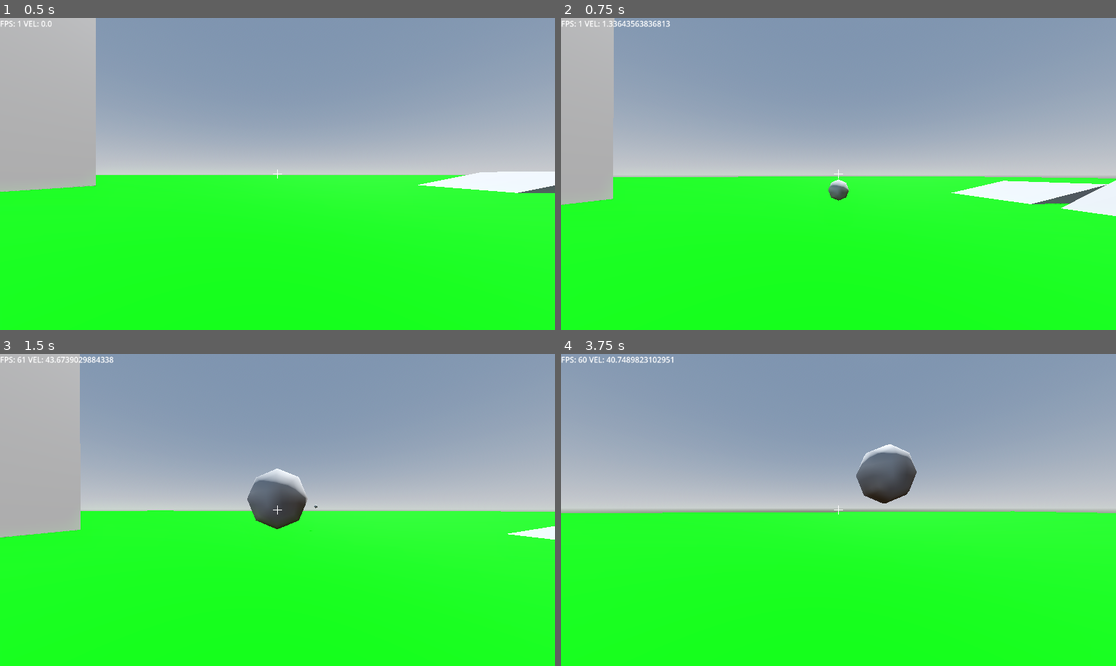
Above: before the commit, frames 1-4 (two rows, left to right).
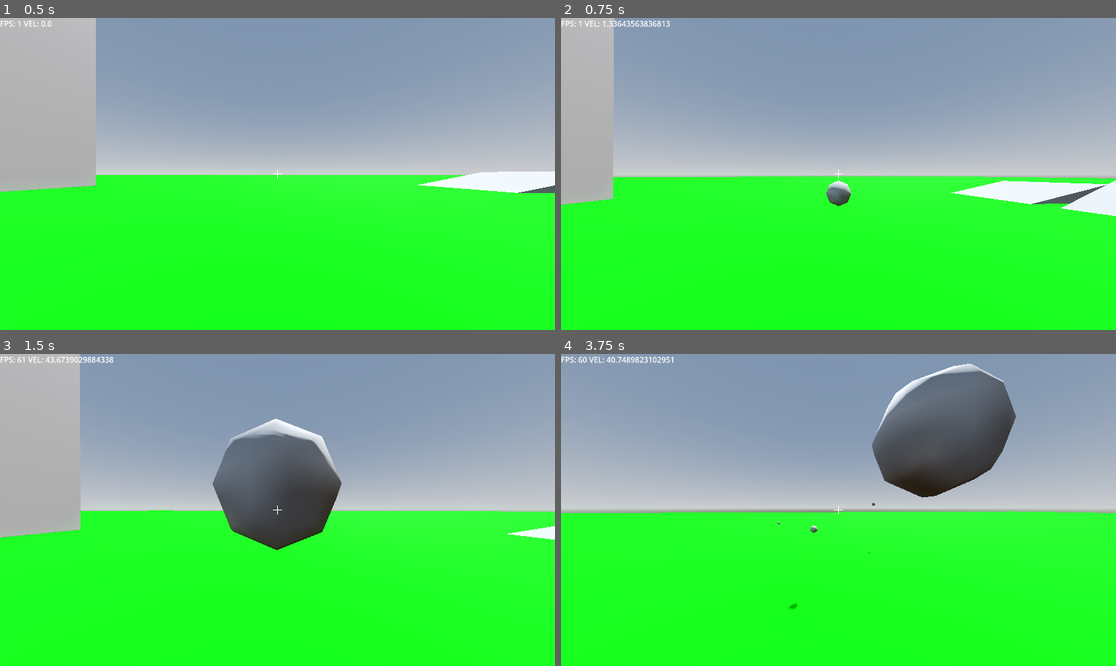
Above: after the commit, the same moments.

Repository: YouthHalo/Fast-Boomer-Shooter
Game: Godot game, scene res://scenes/main_world.tscn
Two runs of this game, one before a commit and one after it. Both use one fixed random seed, a clock stepped at 60 frames per second and the inputs below. The engine's default icon, where the game draws it, is replaced by a stand-in: a white triangle on a blue panel in a dark square.
Inputs (mouse positions are in pixels of both pictures, inside the frame that each line leads up to):
- Up to frame 1 (0.5 s): no input
- Up to frame 2 (0.75 s): tap Enter at 0.5 s; move the mouse to (866, 174) at 0.52 s; hold W (forward) from 0.53 s (still down); hold Space (jump) from 0.53 s (still down); click (866, 174) at 0.67 s
- Up to frame 3 (1.5 s): keep holding W (forward); move the mouse to (249, 510) at 1.27 s; release Space (jump) at 1.28 s; tap Shift (dash) at 1.35 s; click (249, 510) at 1.42 s
- Up to frame 4 (3.75 s): keep holding W (forward); tap Space (jump) at 1.52, 1.55, 1.82, 3.02, 3.05, 3.32 s; move the mouse to (849, 503) at 2.02 s; hold Space (jump) 2.03-2.78 s; click (849, 503) at 2.17 s; move the mouse to (832, 516) at 2.77 s; tap Shift (dash) at 2.85 s; click (832, 516) at 2.92 s; move the mouse to (877, 513) at 3.52 s; hold Space (jump) from 3.53 s (still down); click (877, 513) at 3.67 s

Frame 1 is identical in both runs. In frame 2, 0.2% of the frame differs, in the area x 47-53%, y 51-61%; in frame 3, 6.0%; in frame 4, 8.6%, in the area x 38-82%, y 3-82%.

Commit message:
Static bodies now affected by projectile
Current bugs: Left right shimmy, Projectile aiming

Diff:
--- a/scenes/main_world.tscn
+++ b/scenes/main_world.tscn
@@ -35,6 +35,10 @@
 left_to_right = 1.0
 size = Vector3(10, 8, 10)
 
+[sub_resource type="BoxShape3D" id="BoxShape3D_6x5uh"]
+
+[sub_resource type="BoxMesh" id="BoxMesh_tt5ry"]
+
 [node name="Main World" type="Node3D"]
 
 [node name="WorldEnvironment" type="WorldEnvironment" parent="."]
@@ -80,3 +84,129 @@
 transform = Transform3D(1, 0, 0, 0, 1, 0, 0, 0, 1, 29.9725, 4.49119, 18.9842)
 use_collision = true
 mesh = SubResource("PrismMesh_bdp8l")
+
+[node name="RigidBody3D" type="RigidBody3D" parent="."]
+transform = Transform3D(1, 0, 0, 0, 1, 0, 0, 0, 1, 0, 15, 36)
+
+[node name="CollisionShape3D" type="CollisionShape3D" parent="RigidBody3D"]
+shape = SubResource("BoxShape3D_6x5uh")
+
+[node name="MeshInstance3D" type="MeshInstance3D" parent="RigidBody3D"]
+mesh = SubResource("BoxMesh_tt5ry")
+
+[node name="RigidBody3D2" type="RigidBody3D" parent="."]
+transform = Transform3D(1, 0, 0, 0, 1, 0, 0, 0, 1, 4.14817, 15, 36)
+
+[node name="CollisionShape3D" type="CollisionShape3D" parent="RigidBody3D2"]
+shape = SubResource("BoxShape3D_6x5uh")
+
+[node name="MeshInstance3D" type="MeshInstance3D" parent="RigidBody3D2"]
+mesh = SubResource("BoxMesh_tt5ry")
+
+[node name="RigidBody3D3" type="RigidBody3D" parent="."]
+transform = Transform3D(1, 0, 0, 0, 1, 0, 0, 0, 1, 1.54415, 15, 36)
+
+[node name="CollisionShape3D" type="CollisionShape3D" parent="RigidBody3D3"]
+shape = SubResource("BoxShape3D_6x5uh")
+
+[node name="MeshInstance3D" type="MeshInstance3D" parent="RigidBody3D3"]
+mesh = SubResource("BoxMesh_tt5ry")
+
+[node name="RigidBody3D4" type="RigidBody3D" parent="."]
+transform = Transform3D(1, 0, 0, 0, 1, 0, 0, 0, 1, 2.03618, 15, 36)
+
+[node name="CollisionShape3D" type="CollisionShape3D" parent="RigidBody3D4"]
+shape = SubResource("BoxShape3D_6x5uh")
+
+[node name="MeshInstance3D" type="MeshInstance3D" parent="RigidBody3D4"]
+mesh = SubResource("BoxMesh_tt5ry")
+
+[node name="RigidBody3D5" type="RigidBody3D" parent="."]
+transform = Transform3D(1, 0, 0, 0, 1, 0, 0, 0, 1, 6.46247, 15, 36)
+
+[node name="CollisionShape3D" type="CollisionShape3D" parent="RigidBody3D5"]
+shape = SubResource("BoxShape3D_6x5uh")
+
+[node name="MeshInstance3D" type="MeshInstance3D" parent="RigidBody3D5"]
+mesh = SubResource("BoxMesh_tt5ry")
+
+[node name="RigidBody3D6" type="RigidBody3D" parent="."]
+transform = Transform3D(1, 0, 0, 0, 1, 0, 0, 0, 1, -3.24201, 15, 36)
+
+[node name="CollisionShape3D" type="CollisionShape3D" parent="RigidBody3D6"]
+shape = SubResource("BoxShape3D_6x5uh")
+
+[node name="MeshInstance3D" type="MeshInstance3D" parent="RigidBody3D6"]
+mesh = SubResource("BoxMesh_tt5ry")
+
+[node name="RigidBody3D7" type="RigidBody3D" parent="."]
+transform = Transform3D(1, 0, 0, 0, 1, 0, 0, 0, 1, 8.45249, 15, 36)
+
+[node name="CollisionShape3D" type="CollisionShape3D" parent="RigidBody3D7"]
+shape = SubResource("BoxShape3D_6x5uh")
+
+[node name="MeshInstance3D" type="MeshInstance3D" parent="RigidBody3D7"]
+mesh = SubResource("BoxMesh_tt5ry")
+
+[node name="RigidBody3D8" type="RigidBody3D" parent="."]
+transform = Transform3D(1, 0, 0, 0, 1, 0, 0, 0, 1, 8.45249, 17.8338, 36)
+
+[node name="CollisionShape3D" type="CollisionShape3D" parent="RigidBody3D8"]
+shape = SubResource("BoxShape3D_6x5uh")
+
+[node name="MeshInstance3D" type="MeshInstance3D" parent="RigidBody3D8"]
+mesh = SubResource("BoxMesh_tt5ry")
+
+[node name="RigidBody3D9" type="RigidBody3D" parent="."]
+transform = Transform3D(1, 0, 0, 0, 1, 0, 0, 0, 1, 4.61741, 17.8338, 36)
+
+[node name="CollisionShape3D" type="CollisionShape3D" parent="RigidBody3D9"]
+shape = SubResource("BoxShape3D_6x5uh")
+
+[node name="MeshInstance3D" type="MeshInstance3D" parent="RigidBody3D9"]
+mesh = SubResource("BoxMesh_tt5ry")
+
+[node name="RigidBody3D10" type="RigidBody3D" parent="."]
+transform = Transform3D(1, 0, 0, 0, 1, 0, 0, 0, 1, 1.52598, 17.8338, 36)
+
+[node name="CollisionShape3D" type="CollisionShape3D" parent="RigidBody3D10"]
+shape = SubResource("BoxShape3D_6x5uh")
+
+[node name="MeshInstance3D" type="MeshInstance3D" parent="RigidBody3D10"]
+mesh = SubResource("BoxMesh_tt5ry")
+
+[node name="RigidBody3D11" type="RigidBody3D" parent="."]
+transform = Transform3D(1, 0, 0, 0, 1, 0, 0, 0, 1, -0.694357, 17.8338, 36)
+
+[node name="CollisionShape3D" type="CollisionShape3D" parent="RigidBody3D11"]
+shape = SubResource("BoxShape3D_6x5uh")
+
+[node name="MeshInstance3D" type="MeshInstance3D" parent="RigidBody3D11"]
+mesh = SubResource("BoxMesh_tt5ry")
+
+[node name="RigidBody3D12" type="RigidBody3D" parent="."]
+transform = Transform3D(1, 0, 0, 0, 1, 0, 0, 0, 1, -0.694357, 17.8338, 39.6593)
+
+[node name="CollisionShape3D" type="CollisionShape3D" parent="RigidBody3D12"]
+shape = SubResource("BoxShape3D_6x5uh")
+
+[node name="MeshInstance3D" type="MeshInstance3D" parent="RigidBody3D12"]
+mesh = SubResource("BoxMesh_tt5ry")
+
+[node name="RigidBody3D13" type="RigidBody3D" parent="."]
+transform = Transform3D(1, 0, 0, 0, 1, 0, 0, 0, 1, 1.66206, 17.8338, 39.6593)
+
+[node name="CollisionShape3D" type="CollisionShape3D" parent="RigidBody3D13"]
+shape = SubResource("BoxShape3D_6x5uh")
+
+[node name="MeshInstance3D" type="MeshInstance3D" parent="RigidBody3D13"]
+mesh = SubResource("BoxMesh_tt5ry")
+
+[node name="RigidBody3D14" type="RigidBody3D" parent="."]
+transform = Transform3D(1, 0, 0, 0, 1, 0, 0, 0, 1, 6.78708, 17.8338, 39.6593)
+
+[node name="CollisionShape3D" type="CollisionShape3D" parent="RigidBody3D14"]
+shape = SubResource("BoxShape3D_6x5uh")
+
+[node name="MeshInstance3D" type="MeshInstance3D" parent="RigidBody3D14"]
+mesh = SubResource("BoxMesh_tt5ry")
--- a/scenes/projectile.tscn
+++ b/scenes/projectile.tscn
@@ -26,7 +26,6 @@
 [node name="Projectile" type="Node3D"]
 transform = Transform3D(1, 0, 0, 0, -4.37114e-08, 1, 0, -1, -4.37114e-08, 0, 0, 0)
 script = ExtResource("1_c8fcr")
-speed = 30.0
 
 [node name="3DModel" type="CSGMesh3D" parent="."]
 transform = Transform3D(0.999999, 0, 0, 0, -4.37114e-08, 1, 0, -0.999999, -4.37114e-08, 0, 0, 0)
--- a/scripts/pause_menu.gd
+++ b/scripts/pause_menu.gd
@@ -6,7 +6,7 @@
 	visible = get_tree().paused
 
 
-func _input(event: InputEvent) -> void:
+func _input(_event: InputEvent) -> void:
 	if Input.is_action_just_pressed("pause") and not get_tree().paused:
 		get_tree().paused = not get_tree().paused
 		visible = true
@@ -17,5 +17,5 @@
 		Input.set_mouse_mode(Input.MOUSE_MODE_CAPTURED)
 
 # Called every frame. 'delta' is the elapsed time since the previous frame.
-func _process(delta: float) -> void:
+func _process(_delta: float) -> void:
 	pass
--- a/scripts/player.gd
+++ b/scripts/player.gd
@@ -56,7 +56,7 @@
 	if event is InputEventMouseButton and event.button_index == MOUSE_BUTTON_LEFT and event.pressed:
 		if is_inside_tree():
 			var projectile = projectile_scene.instantiate()
-			var muzzle_position = Cam.global_transform.origin + -Cam.global_transform.basis.z * 1.5
+			var muzzle_position = Cam.global_transform.origin
 			# Combine player Y rotation with camera X rotation manually
 			var forward = Vector3(0, 0, -1)
 			# Apply camera X rotation first
@@ -74,6 +74,12 @@
 		velocity.y -= gravity * delta
 	elif air_jumps < max_air_jumps:
 		air_jumps = max_air_jumps
+
+		if is_on_wall():
+			velocity.y += 40
+			print("Wall Jump Gravity")
+		else:
+			gravity = ProjectSettings.get_setting("physics/3d/default_gravity") # 19.6 (9.8 * 2)
 
 	if not is_on_floor() and is_on_wall() and not touching_wall:
 		touching_wall = true
--- a/scripts/projectile.gd
+++ b/scripts/projectile.gd
@@ -1,10 +1,13 @@
 extends Node3D
 
-@export var speed: float = 5.0
+@export var speed: float = 50.0
 @onready var mesh = $"3DModel"
 @onready var explosion = $GPUParticles3D
 @onready var explosion_area = $ExplosionArea
 @onready var hitbox = $Hitbox
+
+var explosion_radius = 6.0
+var explosion_force = 15.0
 
 var currently_blowing_up: bool = false
 var direction: Vector3
@@ -12,6 +15,7 @@
 
 func _ready() -> void:
 	look_at(global_transform.origin + direction, Vector3.UP)
+	pass
 
 func _process(delta: float) -> void:
 	if hitbox.get_overlapping_bodies().size() > 0 and not currently_blowing_up:
@@ -21,8 +25,7 @@
 			explosion.emitting = true
 			currently_blowing_up = true
 
-			var explosion_radius = 6.0
-			var explosion_force = 15.0
+
 			var origin = global_transform.origin
 
 			# Update explosion area to match radius (if you want visual/debug overlap)
@@ -34,6 +37,9 @@
 
 			await get_tree().create_timer(0.5).timeout
 			queue_free()
+		else:
+			if direction != Vector3.ZERO:
+				translate(direction * speed * delta)
 	else:
 		if direction != Vector3.ZERO:
 			translate(direction * speed * delta)
@@ -49,15 +55,16 @@
 		if distance == 0.0 or distance > explosion_radius:
 			continue
 
-		var direction = to_body.normalized()
+		var explosion_direction = to_body.normalized()
 		var falloff = 1.0 - clamp(distance / explosion_radius, 0.0, 1.0)
-		var force = direction * explosion_force * falloff
+		var force = explosion_direction * explosion_force * falloff
 
 		# Amplify for player if needed
 		if body.name == "Player":
-			force *= 2.0
+			force *= 1.0
 
 		if body is RigidBody3D:
-			body.apply_impulse(Vector3.ZERO, force)
+			# Use apply_central_impulse to avoid excessive spinning
+			body.apply_central_impulse(force)
 		elif body is CharacterBody3D and "velocity" in body:
 			body.velocity += force
Not shown: 1 places in scenes/main_world.tscn that only renumber resources
